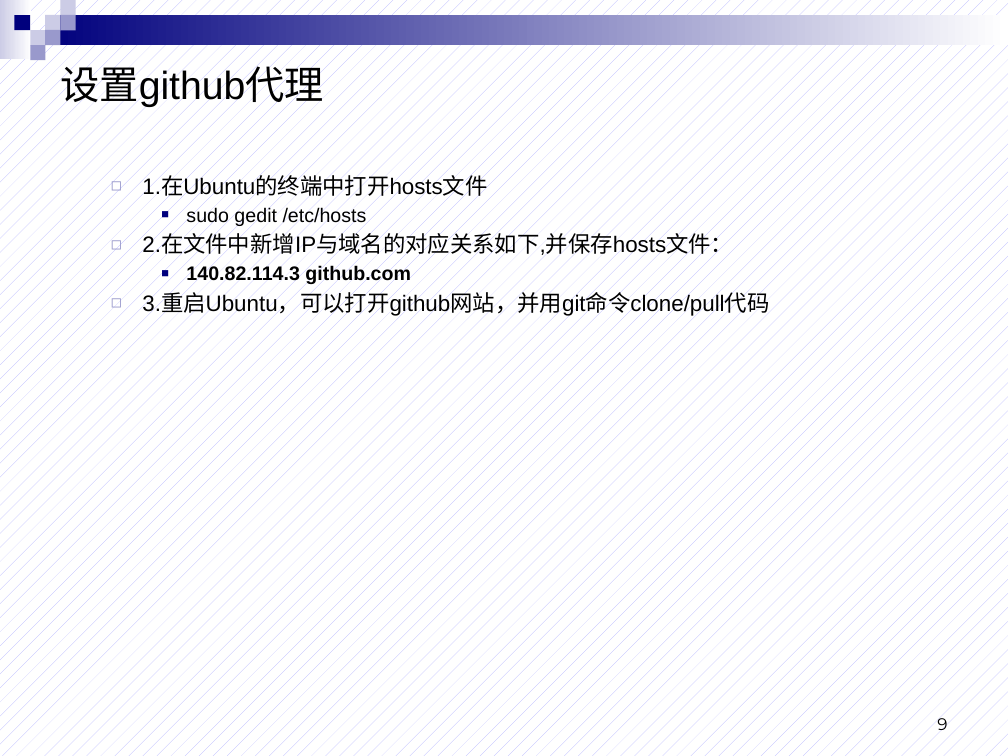
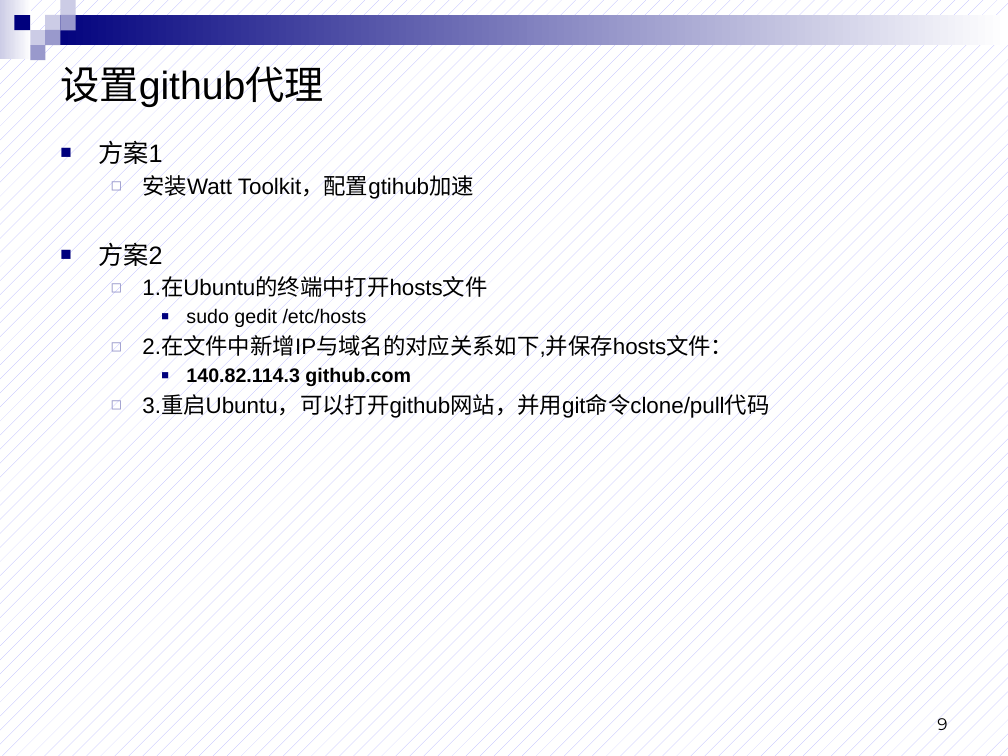
Before and after one commit to beforewind/asic_labs, a slide deck: slide 9 of tutorials/lab0_虚拟机.pptx. Drawn at 1008x756 pixels with LibreOffice and Linux fonts; fonts in the diff are those of the drawing. Boxes give left, top, right and bottom in pixels: in the first picture for what was removed or moved away, otherwise in the second. Text is boxed around its words. In the diff, an @@ line names an element or a change of style, - is before the commit and + after.

```diff
--- a/tutorials/lab0_虚拟机.pptx
+++ b/tutorials/lab0_虚拟机.pptx
@@ text at [98,141,474,266]: paragraphs added @@
+■ 方案1
+  ◻ 安装Watt Toolkit，配置gtihub加速
+■ 方案2
```
Also in this commit, not shown: 3 other slides changed, 11 other files.
